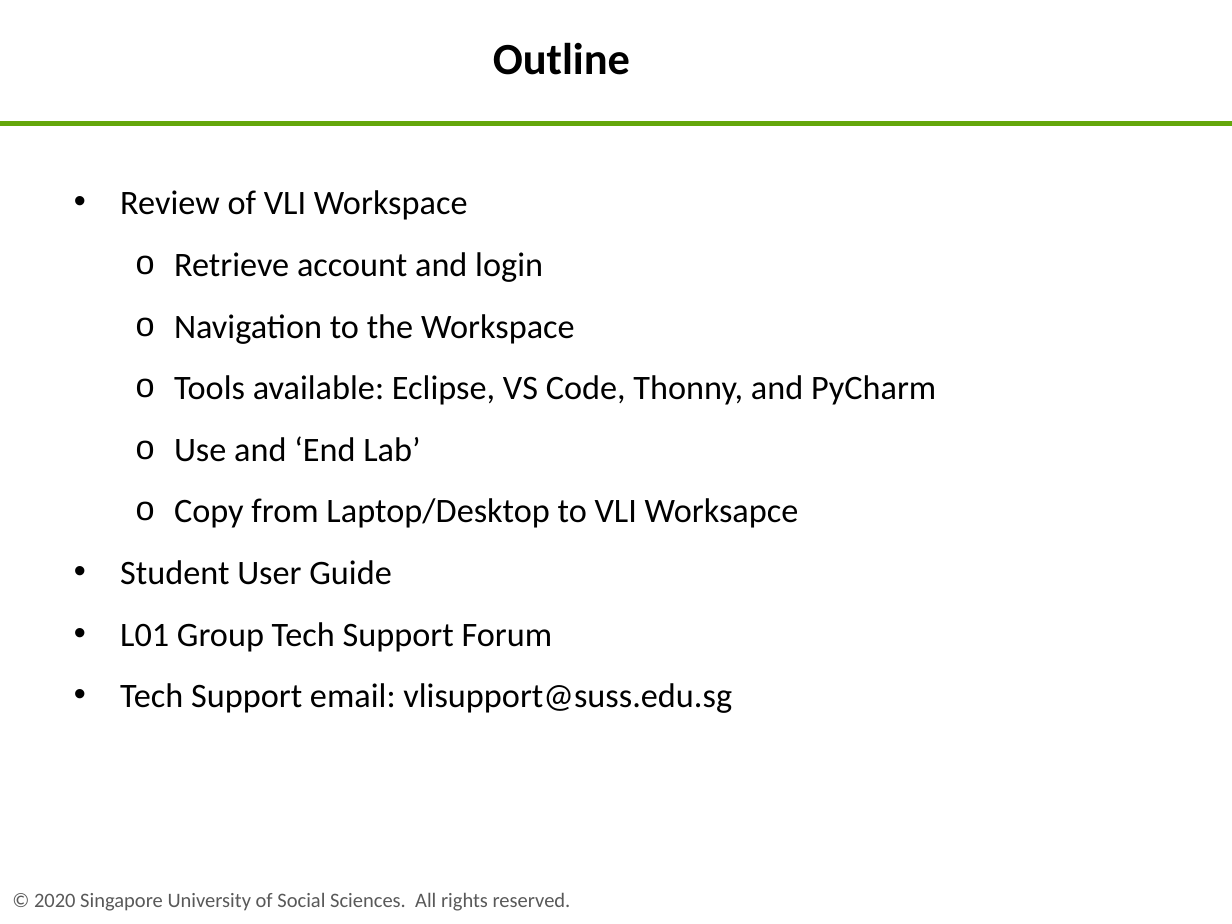
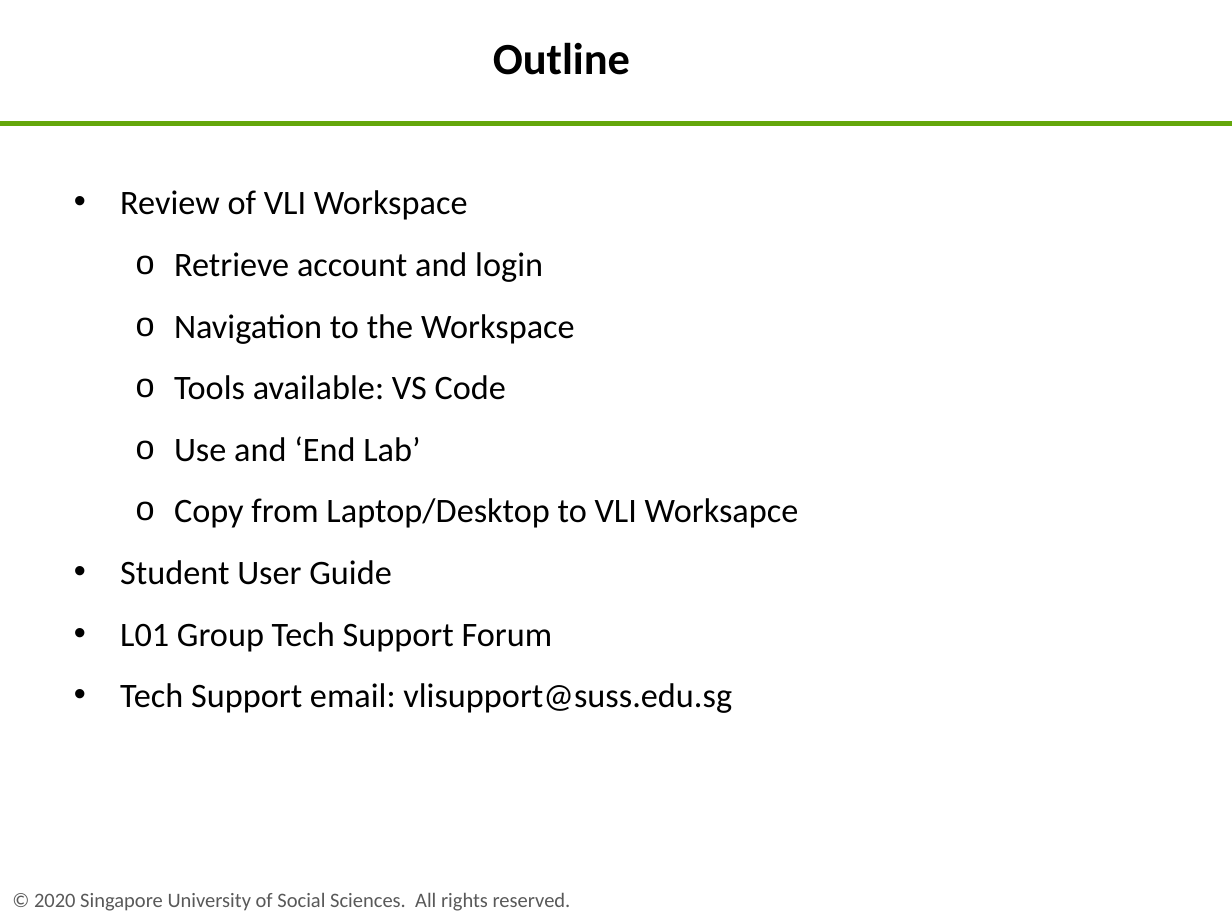
Before and after one commit to paulhjwu/ICT133-JUL21, a slide deck: slide 2 of Seminar One/VLI Workspace.pptx. Drawn at 1232x924 pixels with LibreOffice and Linux fonts; fonts in the diff are those of the drawing. Boxes give left, top, right and bottom in pixels: in the first picture for what was removed or moved away, otherwise in the second. Text is boxed around its words. In the diff, an @@ line names an element or a change of style, - is before the commit and + after.

```diff
--- a/Seminar One/VLI Workspace.pptx
+++ b/Seminar One/VLI Workspace.pptx
@@ text at [174, 375, 506, 400]: text changed @@
-  o Tools available: Eclipse, VS Code, Thonny, and PyCharm
+  o Tools available: VS Code
```
Also in this commit, not shown: 1 other slide changed, 24 other files.
